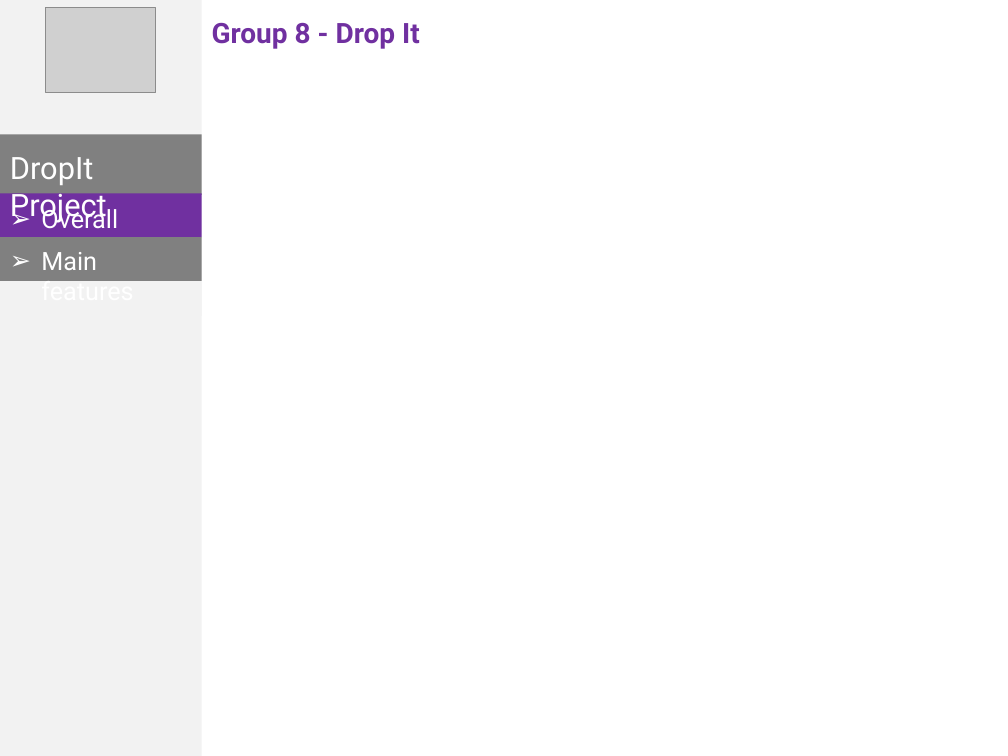
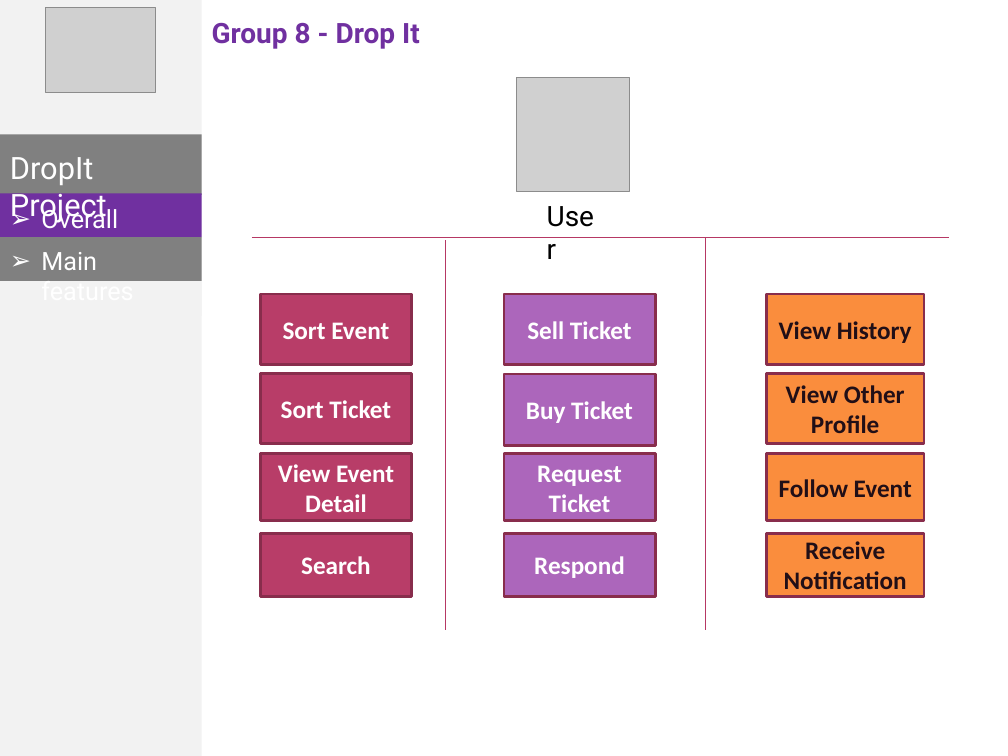
Before and after one commit to phonglk/fptu_capstone, a slide deck: slide 9 of Document/Present.pptx. Drawn at 1008x756 pixels with LibreOffice and Linux fonts; fonts in the diff are those of the drawing; grey boxes stand for pictures. Boxes give left, top, right and bottom in pixels: in the first picture for what was removed or moved away, otherwise in the second. Text is boxed around its words. In the diff, an @@ line names an element or a change of style, - is before the commit and + after.

```diff
--- a/Document/Present.pptx
+++ b/Document/Present.pptx
@@ picture added at (516, 78, 630, 192) @@
@@ text added at (536, 194, 610, 238), 20 pt, text #464646 @@
+User
@@ line added from (252, 237) to (950, 237), #B73965 0.75 pt @@
@@ line added from (706, 237) to (706, 630), #B73965 0.75 pt @@
@@ line added from (446, 241) to (446, 630), #B73965 0.75 pt @@
@@ rectangle added at (260, 294, 411, 365), fill #B83D68, outline #882D4D 2 pt, 18 pt, text #FFFFFF, bold @@
+Sort Event
@@ rectangle added at (504, 294, 655, 365), fill #AC66BB, outline #882D4D 2 pt, 18 pt, text #FFFFFF, bold @@
+Sell Ticket
@@ rectangle added at (766, 294, 923, 365), fill #FA8D3D, outline #882D4D 2 pt, 18 pt, text #210F17, bold @@
+View History
@@ rectangle added at (260, 374, 411, 444), fill #B83D68, outline #882D4D 2 pt, 18 pt, text #FFFFFF, bold @@
+Sort Ticket
@@ rectangle added at (504, 374, 655, 446), fill #AC66BB, outline #882D4D 2 pt, 18 pt, text #FFFFFF, bold @@
+Buy Ticket
@@ rectangle added at (766, 374, 923, 444), fill #FA8D3D, outline #882D4D 2 pt, 18 pt, text #210F17, bold @@
+View Other Profile
@@ rectangle added at (260, 454, 411, 521), fill #B83D68, outline #882D4D 2 pt, 18 pt, text #FFFFFF, bold @@
+View Event Detail
@@ rectangle added at (504, 454, 655, 521), fill #AC66BB, outline #882D4D 2 pt, 18 pt, text #FFFFFF, bold @@
+Request Ticket
@@ rectangle added at (766, 454, 923, 521), fill #FA8D3D, outline #882D4D 2 pt, 18 pt, text #210F17, bold @@
+Follow Event
@@ rectangle added at (260, 533, 411, 597), fill #B83D68, outline #882D4D 2 pt, 18 pt, text #FFFFFF, bold @@
+Search
@@ rectangle added at (504, 533, 655, 597), fill #AC66BB, outline #882D4D 2 pt, 18 pt, text #FFFFFF, bold @@
+Respond
@@ rectangle added at (766, 533, 923, 597), fill #FA8D3D, outline #882D4D 2 pt, 18 pt, text #210F17, bold @@
+Receive Notification
```
Also in this commit, not shown: 12 other slides changed.
